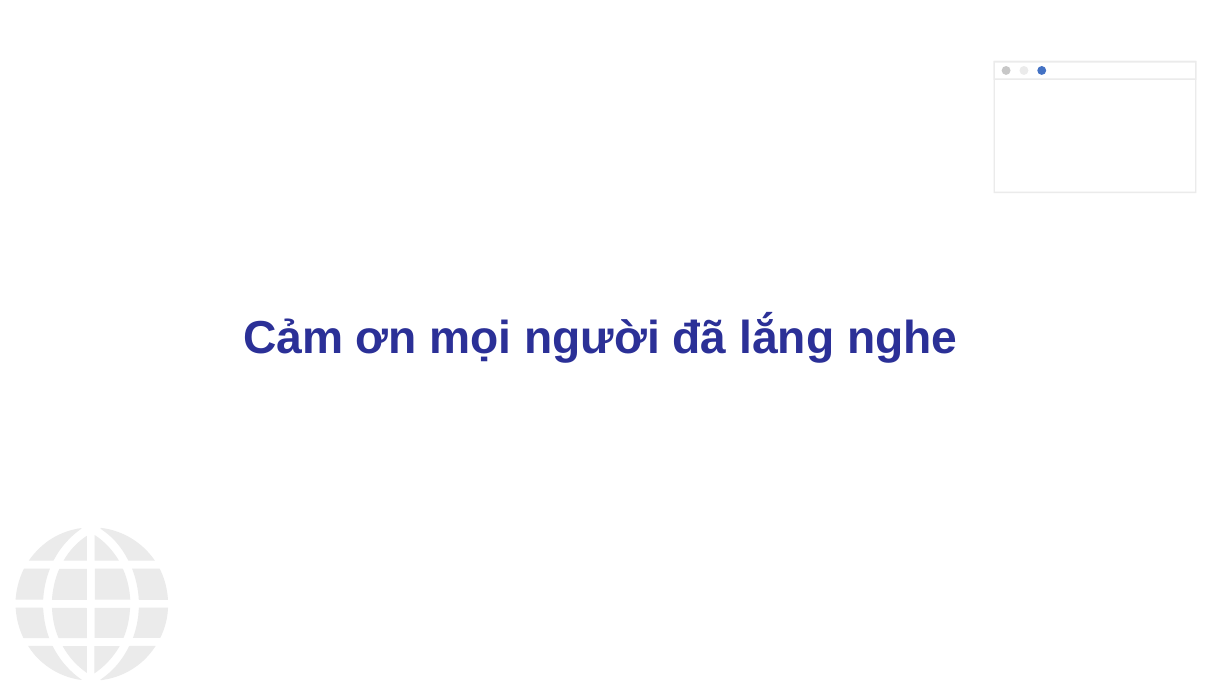
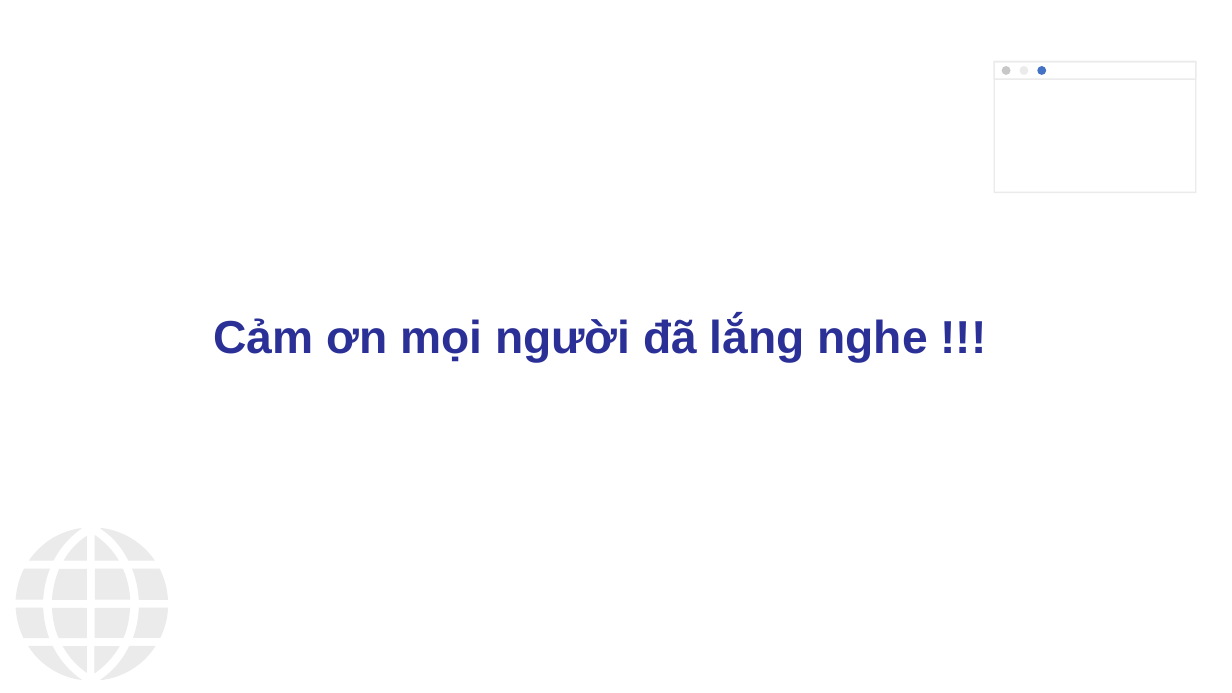
Before and after one commit to Itsstraining/Web-Train21S-Green, a slide deck: slide 11 of Hackathon2/PPTX/Template_HocVien_ITSS_green.pptx. Drawn at 1232x693 pixels with LibreOffice and Linux fonts; fonts in the diff are those of the drawing; background and template pictures are left out. Boxes give left, top, right and bottom in pixels: in the first picture for what was removed or moved away, otherwise in the second. Text is boxed around its words. In the diff, an @@ line names an element or a change of style, - is before the commit and + after.

```diff
--- a/Hackathon2/PPTX/Template_HocVien_ITSS_green.pptx
+++ b/Hackathon2/PPTX/Template_HocVien_ITSS_green.pptx
@@ title at <box>213,317,928,363</box>: text changed @@
-Cảm ơn mọi người đã lắng nghe
+Cảm ơn mọi người đã lắng nghe !!!
```
Also in this commit, not shown: 8 other slides changed, 1 slide added, 1 slide removed.
